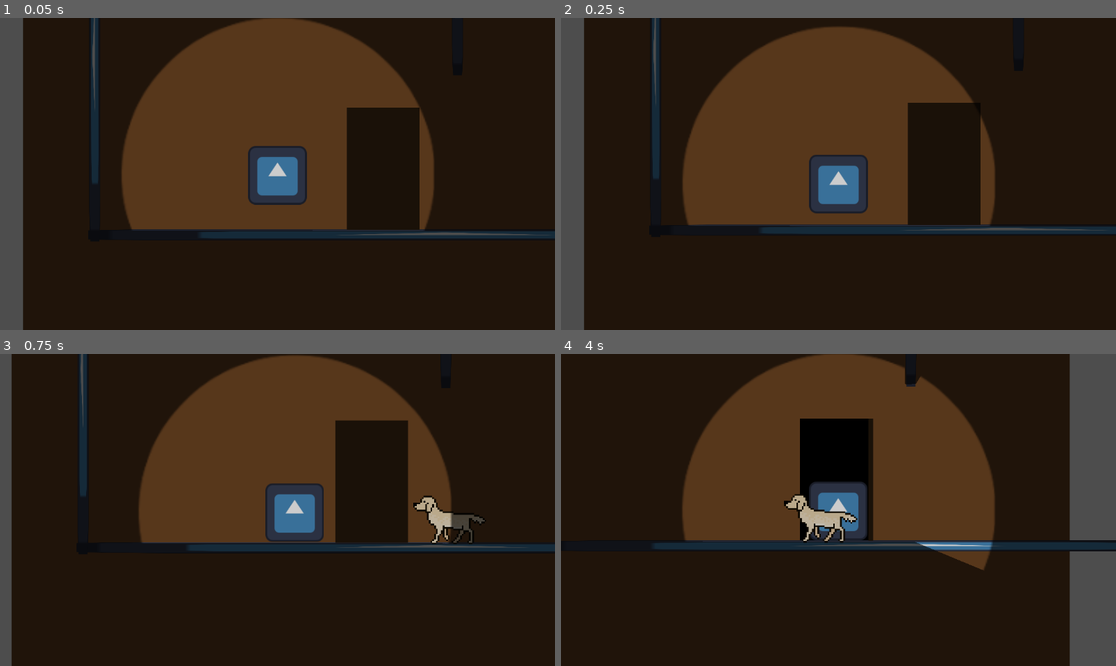
Above: before the commit, frames 1-4 (two rows, left to right).
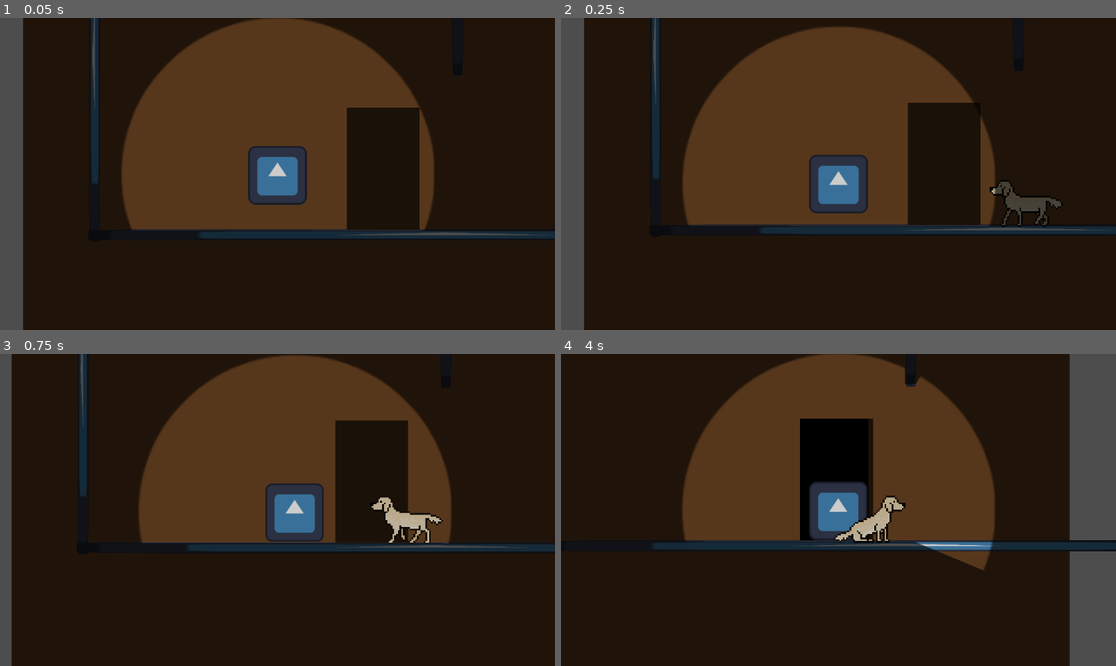
Above: after the commit, the same moments.

Repository: DragonEyeGames/Christmas-Rush
Game: Godot game, scene res://main.tscn
The game is run twice, just before and just after one commit, with the same random seed, the same clock (stepped at 60 frames per second) and the same inputs. The engine's default icon, where the game draws it, is replaced by a stand-in: a white triangle on a blue panel in a dark square.
Inputs (mouse positions are in pixels of both pictures, inside the frame that each line leads up to):
- Up to frame 1 (0.05 s): no input
- Up to frame 2 (0.25 s): no input
- Up to frame 3 (0.75 s): tap Enter (ui_accept) at 0.5 s; move the mouse to (399, 494) at 0.52 s; press the mouse at (399, 494) at 0.53 s; hold D (Right) from 0.53 s (still down)
- Up to frame 4 (4 s): tap W (Jump) at 0.77, 1.52, 3.02, 3.77 s; move the mouse to (727, 525) at 1.27 s; release the mouse at (727, 525) at 1.28 s; tap Shift (Sprint) at 1.35 s; move the mouse to (894, 441) at 2.02 s; release D (Right) at 2.03 s; hold A (Left) 2.03-2.78 s; tap Alt at 2.1 s; move the mouse to (810, 572) at 2.77 s; hold D (Right) from 2.78 s (still down); click (810, 572) at 2.85 s; move the mouse to (1005, 556) at 3.52 s; hold Shift (Sprint) from 3.53 s (still down)

Frame 1 is identical in both runs. In frame 2, 0.7% of the frame differs, in the area x 77-91%, y 51-68%; in frame 3, 1.4%; in frame 4, 1.6%, in the area x 40-63%, y 44-61%.

Commit message:
Dog patrolling

Diff:
--- /dev/null
+++ b/GameManager.gd
@@ -0,0 +1,11 @@
+extends Node
+
+var player
+# Called when the node enters the scene tree for the first time.
+func _ready() -> void:
+	pass # Replace with function body.
+
+
+# Called every frame. 'delta' is the elapsed time since the previous frame.
+func _process(_delta: float) -> void:
+	pass
--- a/dog.gd
+++ b/dog.gd
@@ -7,12 +7,16 @@
 @export var speed:=1.0
 
 var sprite: AnimatedSprite2D
+var idleTime:=0.0
+var sittingTime:=0.0
+
+var chasing=false
 
 enum state {
 	IDLE,
 	SITTING,
-	WALKING,
-	PATROLLING
+	PATROLLING,
+	CHASING
 }
 
 var currentState: state = state.PATROLLING
@@ -21,29 +25,54 @@
 	startingX=position.x
 	sprite=$Sprite
 
-func _process(_delta: float) -> void:
-	print(state)
+func _process(delta: float) -> void:
 	match currentState:
 		state.IDLE:
-			pass
+			if(sprite.animation!="idle"):
+				sprite.play("idle")
+				idleTime=0
+			idleTime+=delta
+			if(chasing and abs(global_position.x-GameManager.player.global_position.x)>=150):
+				currentState=state.CHASING
+			if(idleTime>1):
+				currentState=state.SITTING
 		state.SITTING:
-			pass
-		state.WALKING:
-			pass
+			if(sprite.animation!="sit"):
+				sprite.play("sit")
+			if(chasing and abs(global_position.x-GameManager.player.global_position.x)>=150):
+				currentState=state.CHASING
 		state.PATROLLING:
-			print("neyroom")
+			if(sprite.animation!="walk"):
+				sprite.play("walk")
 			if(patrolDirection<0):
 				if(startingX-movementBounds < position.x):
-					position.x-=speed
+					position.x-=speed*delta
 					sprite.flip_h=true
 				else:
 					patrolDirection*=-1
 			else:
 				if(startingX+movementBounds > position.x):
-					position.x+=speed
+					position.x+=speed*delta
 					sprite.flip_h=false
 				else:
 					patrolDirection*=-1
+			if visible and (abs(global_position.distance_to(GameManager.player.global_position)) <=400):
+				currentState=state.CHASING
+		state.CHASING:
+			chasing=true
+			if(sprite.animation!="walk"):
+				sprite.play("walk")
+			if(global_position.x-GameManager.player.global_position.x>0):
+				position.x-=speed*delta*1.4
+				sprite.flip_h=true
+			elif(global_position.x-GameManager.player.global_position.x < 0):
+				position.x+=speed*delta*1.4
+				sprite.flip_h=false
+			if !visible or (abs(global_position.distance_to(GameManager.player.global_position)) >=400):
+				chasing=false
+				currentState=state.PATROLLING
+			if(abs(global_position.x-GameManager.player.global_position.x))<=150:
+				currentState=state.IDLE
 
 func _physics_process(delta: float) -> void:
 	# Add the gravity.
--- a/dog.tscn
+++ b/dog.tscn
@@ -96,6 +96,7 @@
 z_index = 3
 collision_layer = 0
 script = ExtResource("1_ngebd")
+speed = 140.0
 
 [node name="Area2D" type="Area2D" parent="."]
 collision_layer = 12
--- a/player.gd
+++ b/player.gd
@@ -11,6 +11,8 @@
 
 var lightColliding=[]
 
+func _ready() -> void:
+	GameManager.player=self
 func _physics_process(delta: float) -> void:
 	# Add the gravity.
 	if not is_on_floor():
--- a/project.godot
+++ b/project.godot
@@ -14,6 +14,10 @@
 run/main_scene="uid://dy5msg1w0oxmm"
 config/features=PackedStringArray("4.5", "GL Compatibility")
 config/icon="res://icon.svg"
+
+[autoload]
+
+GameManager="*res://GameManager.gd"
 
 [editor_plugins]
 
Not shown, added: GameManager.gd.uid
